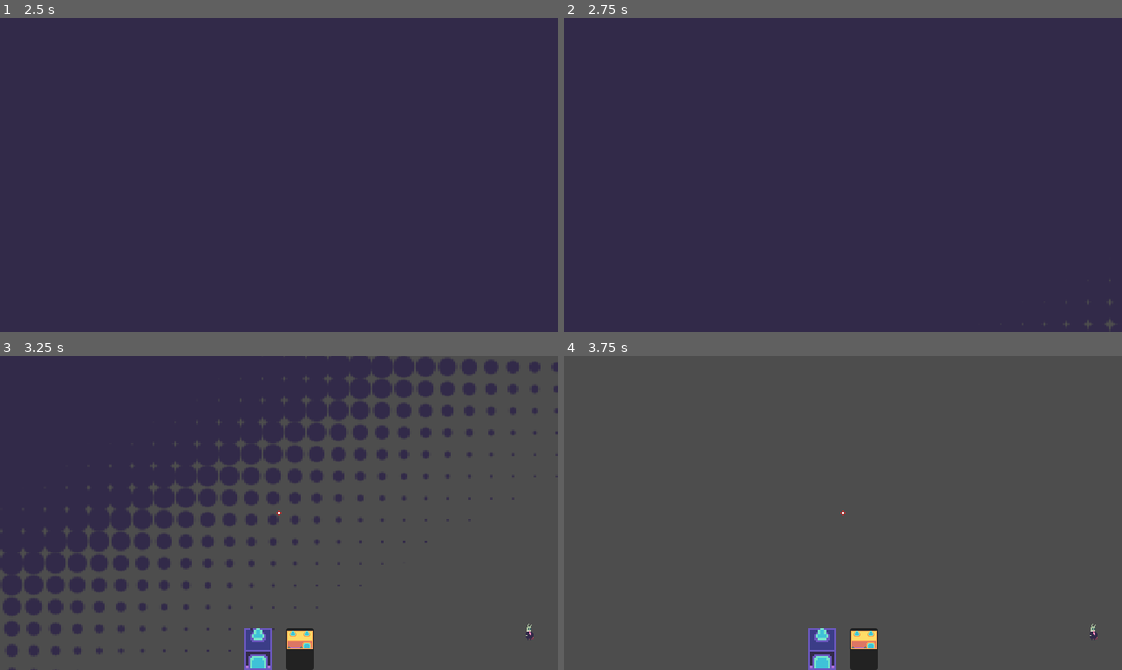
Above: before the commit, frames 1-4 (two rows, left to right).
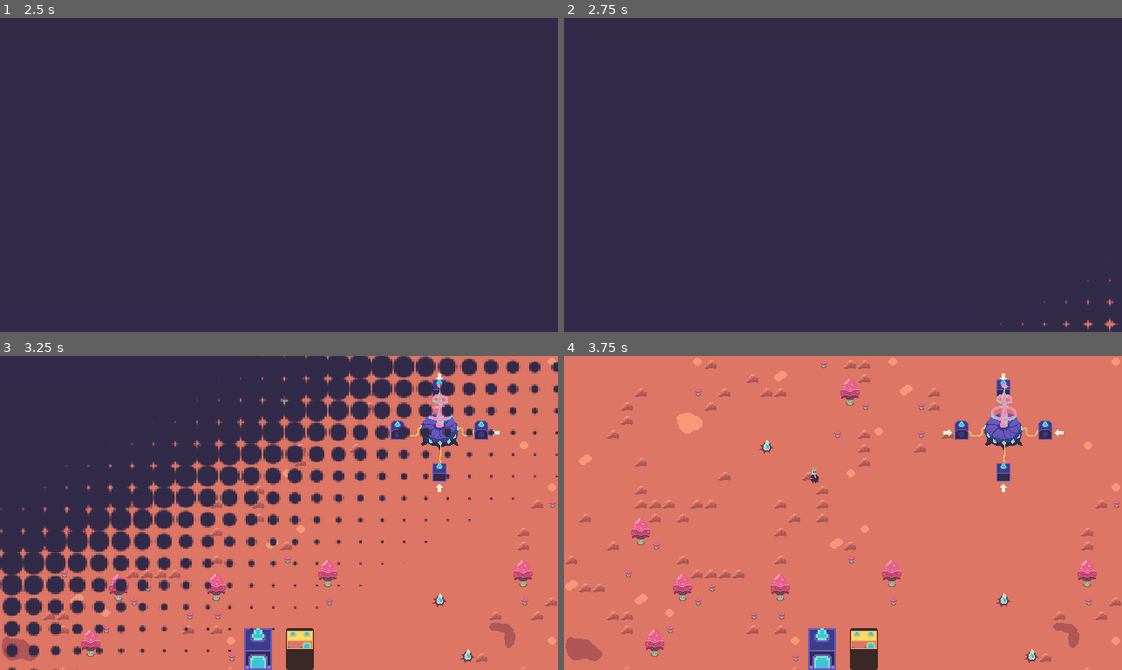
Above: after the commit, the same moments.

Repository: themoonforge/nebula-fm
Game: Godot game, scene res://scenes/ui/main_menu.tscn
The game is run twice, just before and just after one commit, with the same random seed, the same clock (stepped at 60 frames per second) and the same inputs. The engine's default icon, where the game draws it, is replaced by a stand-in: a white triangle on a blue panel in a dark square.
Inputs (mouse positions are in pixels of both pictures, inside the frame that each line leads up to):
- Up to frame 1 (2.5 s): click "Start game" at 0.5 s; move the mouse to (401, 159) at 1.27 s; hold E (rotate_right) 1.28-2.03 s; hold Shift (build_continue) 1.28-2.03 s; click (401, 159) at 1.42 s; tap Enter at 2 s; move the mouse to (167, 190) at 2.02 s; hold Q (rotate_left) from 2.03 s (still down); tap D (delete) at 2.1 s
- Up to frame 2 (2.75 s): keep holding Q (rotate_left)
- Up to frame 3 (3.25 s): tap Shift (build_continue) at 2.75 s; move the mouse to (334, 443) at 2.77 s; release Q (rotate_left) at 2.78 s; hold E (rotate_right) from 2.78 s (still down); tap R (generate) at 2.85 s
- Up to frame 4 (3.75 s): keep holding E (rotate_right); move the mouse to (815, 575) at 3.52 s; tap Shift (build_continue) at 3.6 s; click (815, 575) at 3.67 s

Frame 1 is identical in both runs. In frame 2, 0.1% of the frame differs, in the area x 78-100%, y 83-100%; in frame 3, 63%; in frame 4, 99%, in the area x 0-100%, y 0-100%.
Error before the commit: Parse Error: Could not resolve class "Tiles", because of a parser error. (res://scripts/building_utils.gd:54)

Commit message:
adjust tiles file

Diff:
--- a/resources/building/c_collector.tres
+++ b/resources/building/c_collector.tres
@@ -26,6 +26,5 @@
 output_locations = Dictionary[Vector2i, int]({
 Vector2i(0, 1): 0
 })
-has_rotation = null
 icon = SubResource("AtlasTexture_50g8j")
 rotation_offset = Array[Vector2i]([Vector2i(1, 0), Vector2i(2, 0), Vector2i(3, 0)])
--- a/resources/building/space_radio.tres
+++ b/resources/building/space_radio.tres
@@ -13,5 +13,4 @@
 Vector2i(3, 1): 2,
 Vector2i(7, -3): 3
 })
-has_rotation = null
 metadata/_custom_type_script = "uid://cd0agy2rihr7p"
--- a/resources/building/splitter.tres
+++ b/resources/building/splitter.tres
@@ -21,3 +21,4 @@
 })
 icon = SubResource("AtlasTexture_mi8d6")
 rotation_offset = Array[Vector2i]([Vector2i(2, 0), Vector2i(3, 0), Vector2i(5, 0)])
+metadata/_custom_type_script = "uid://0i4s0mv6jlsp"
--- a/scripts/tiles/tiles.gd
+++ b/scripts/tiles/tiles.gd
@@ -21,9 +21,6 @@
 const NOTE_SOURCE = Vector2i(13,3)
 const C_NOTE = Vector2i(8,7)
 const GROUND_4 = Vector2i(18,18)
-const NOTE_SOURCE = Vector2i(13, 3)
-const C_NOTE = Vector2i(8, 7)
-
 const ARROW_DOWN = Vector2i(8, 5)
 const ARROW_RIGHT = Vector2i(9, 5)
 const ARROW_UP = Vector2i(10, 5)
Not shown: 1 places in resources/building/splitter.tres that only renumber resources
